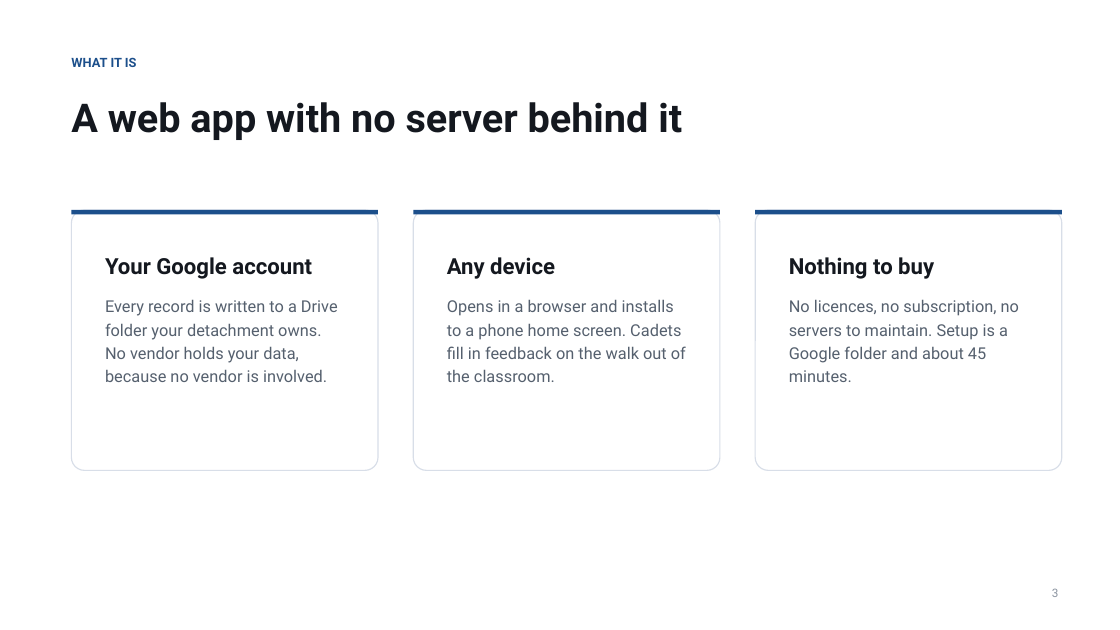
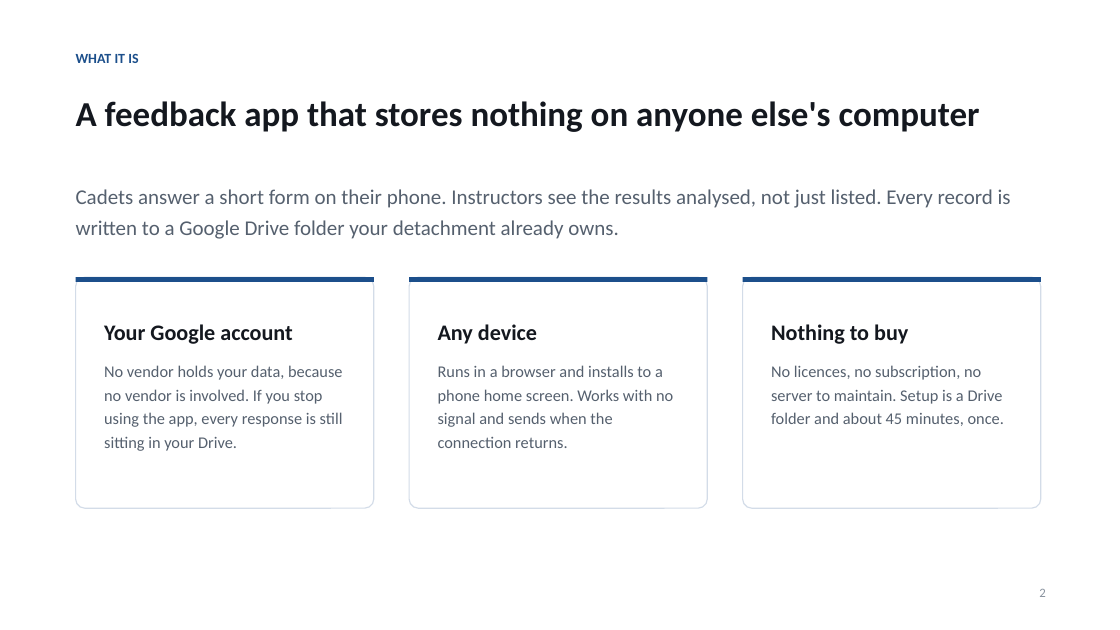
Before and after one commit to dmg-arts/my-pwa, a slide deck: slide 2 of docs/TOP-Feedback-Introduction.pptx (slide 3 before the commit). Drawn at 1120x630 pixels with LibreOffice and Linux fonts; fonts in the diff are those of the drawing. Boxes give left, top, right and bottom in pixels: in the first picture for what was removed or moved away, otherwise in the second. Text is boxed around its words. In the diff, an @@ line names an element or a change of style, - is before the commit and + after.

```diff
--- a/docs/TOP-Feedback-Introduction.pptx
+++ b/docs/TOP-Feedback-Introduction.pptx
@@ text "WHAT IT IS" at <box>76,54,138,63</box>: size 11 to 12 pt, font Roboto to Calibri; line spacing 1.18 to 1.22 @@
@@ text at <box>76,101,980,132</box>: text changed; size 34 to 30 pt; font Roboto to Calibri @@
-A web app with no server behind it
+A feedback app that stores nothing on anyone else's computer
@@ text added at <box>76,189,1011,239</box>, 18 pt, text #55606E @@
+Cadets answer a short form on their phone. Instructors see the results analysed, not just listed. Every record is written to a Google Drive folder your detachment already owns.
@@ rectangle: place and size @@
-rectangle at <box>71,210,378,214</box>
+rectangle at <box>76,277,374,282</box>
@@ rounded rectangle: place and size @@
-rounded rectangle at <box>71,210,378,471</box>
+rounded rectangle at <box>76,277,374,508</box>
@@ rectangle: place and size @@
-rectangle at <box>413,210,720,214</box>
+rectangle at <box>409,277,707,282</box>
@@ rounded rectangle: place and size @@
-rounded rectangle at <box>413,210,720,471</box>
+rounded rectangle at <box>409,277,707,508</box>
@@ rectangle: place and size @@
-rectangle at <box>755,210,1062,214</box>
+rectangle at <box>743,277,1041,282</box>
@@ outline #D8DEE8 1 pt to #D3DCE8 1 pt; proportions changed in 3 elements at <box>76,277,374,508</box>, <box>409,277,707,508</box>, <box>743,277,1041,508</box> @@
@@ rounded rectangle: place and size @@
-rounded rectangle at <box>755,210,1062,471</box>
+rounded rectangle at <box>743,277,1041,508</box>
@@ text at <box>104,324,292,344</box>: font Roboto to Calibri in "Your Google account"; line spacing 1.18 to 1.22; less space between paragraphs @@
@@ text "Your Google account": place and size @@
-text "Your Google account" at <box>105,257,338,382</box>
+text "Your Google account" at <box>104,324,343,451</box>
@@ text at <box>438,324,537,344</box>: font Roboto to Calibri in "Any device"; line spacing 1.18 to 1.22; less space between paragraphs @@
@@ text "Any device": place and size @@
-text "Any device" at <box>447,257,686,382</box>
+text "Any device" at <box>438,324,673,448</box>
@@ text at <box>771,324,908,344</box>: font Roboto to Calibri in "Nothing to buy"; line spacing 1.18 to 1.22; less space between paragraphs @@
@@ text "Nothing to buy": place and size @@
-text "Nothing to buy" at <box>789,257,1019,382</box>
+text "Nothing to buy" at <box>771,324,1004,426</box>
@@ text at <box>104,365,343,451</box>: text changed; font Roboto to Calibri @@
-Every record is written to a Drive folder your detachment owns. No vendor holds your data, because no vendor is involved.
+No vendor holds your data, because no vendor is involved. If you stop using the app, every response is still sitting in your Drive.
@@ text at <box>438,365,673,448</box>: text changed; font Roboto to Calibri @@
-Opens in a browser and installs to a phone home screen. Cadets fill in feedback on the walk out of the classroom.
+Runs in a browser and installs to a phone home screen. Works with no signal and sends when the connection returns.
@@ text at <box>771,365,1004,426</box>: text changed; font Roboto to Calibri @@
-No licences, no subscription, no servers to maintain. Setup is a Google folder and about 45 minutes.
+No licences, no subscription, no server to maintain. Setup is a Drive folder and about 45 minutes, once.
@@ text added at <box>1039,589,1045,597</box>, 11 pt, text #8A939F @@
+2
@@ text removed at <box>1052,588,1059,597</box> @@
-3
```
Also in this commit, not shown: 16 other slides changed, 2 other files.
